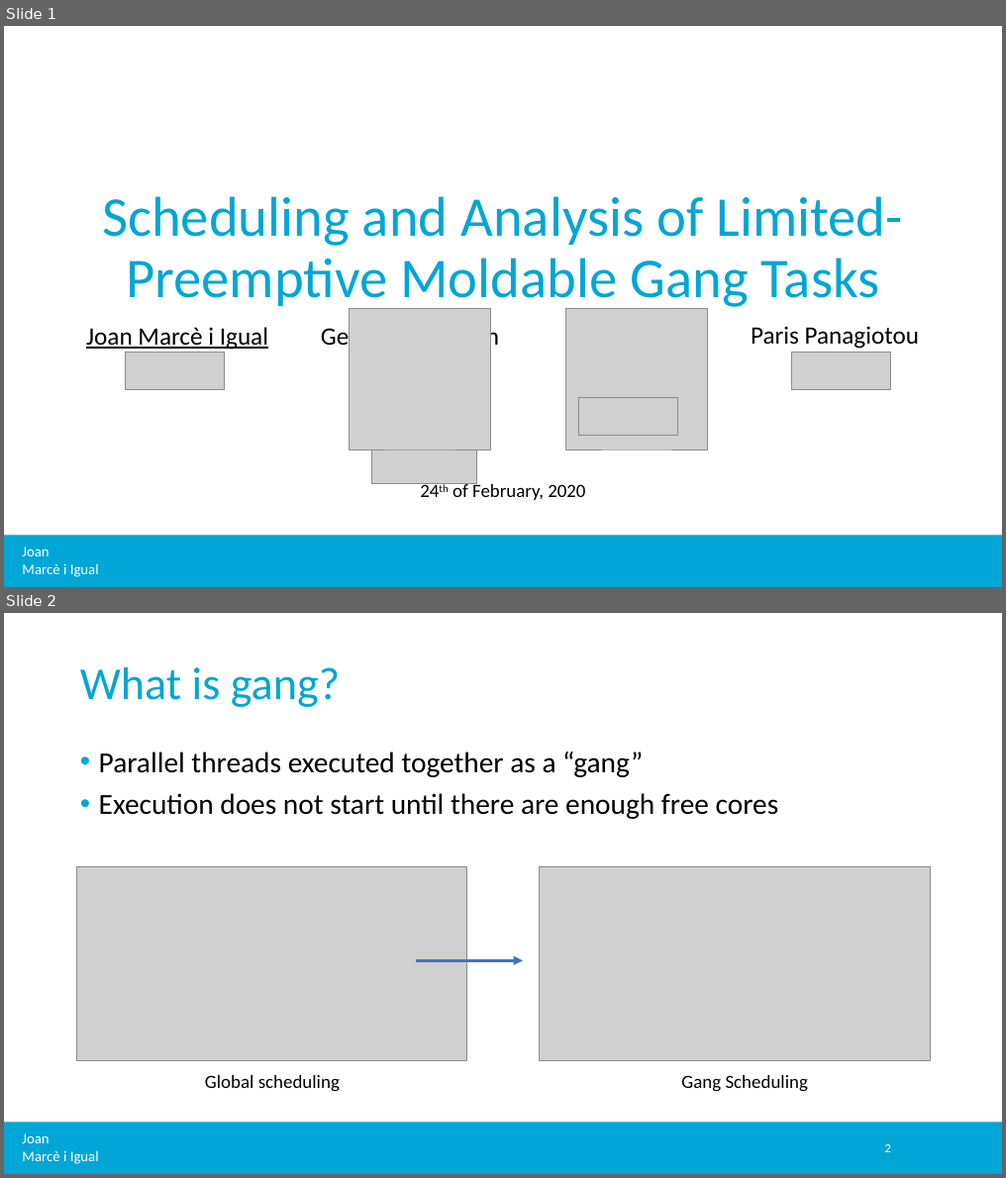
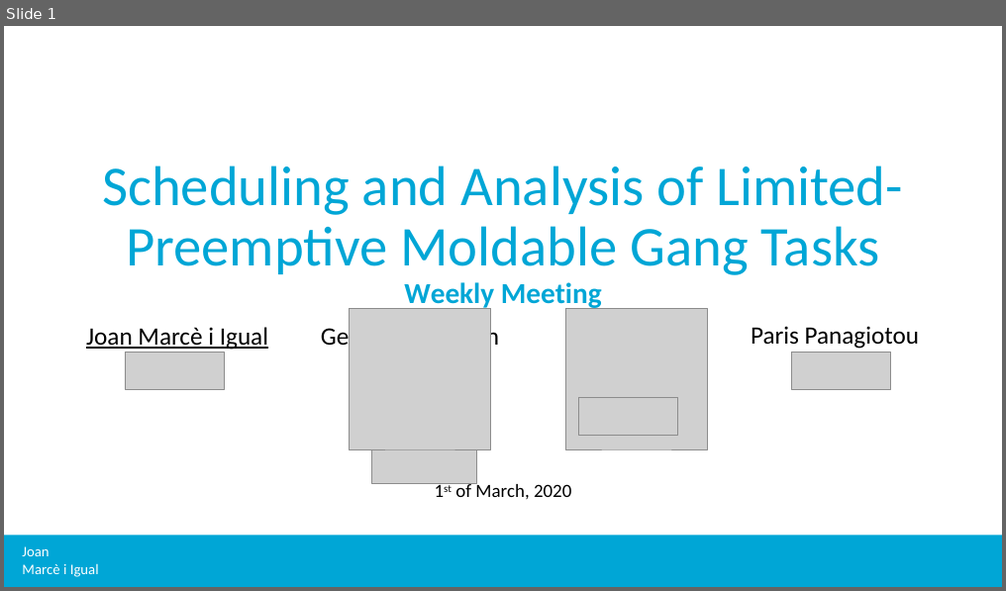
Before and after one commit to jmigual/APATeoria, a slide deck: Notes/TFM_presentations/2020_03_09/2020_03_09.pptx. Shown one above the other, each under a label of ours: slides 1 and 2 before the commit, slide 1 after it. The pictures are 1006x1178 and 1006x591 pixels, drawn with LibreOffice and Linux fonts; fonts in the diff are those of the drawing; grey boxes stand for pictures; background and template pictures are left out. Boxes give left, top, right and bottom in pixels: in the first picture for what was removed or moved away, otherwise in the second. Text is boxed around its words. In the diff, an @@ line names an element or a change of style, - is before the commit and + after.

Commit message:
Started working in presentation

```diff
--- a/Notes/TFM_presentations/2020_03_09/2020_03_09.pptx
+++ b/Notes/TFM_presentations/2020_03_09/2020_03_09.pptx
@@ slide 2 removed at box(4, 613, 1002, 1174), background #FFFFFF; not listed: 2 template elements that a slide beside it also shows @@
@@ title removed at box(80, 667, 340, 707) @@
-What is gang?
@@ text removed at box(99, 752, 779, 819) @@
-• Parallel threads executed together as a “gang”
-• Execution does not start until there are enough free cores
@@ picture removed at box(76, 866, 467, 1061) @@
@@ picture removed at box(540, 866, 930, 1061) @@
@@ arrow removed from (416, 961) to (523, 961) @@
@@ text removed at box(205, 1075, 340, 1092) @@
-Global scheduling
@@ text removed at box(681, 1075, 808, 1092) @@
-Gang Scheduling
@@ page number removed at box(885, 1145, 891, 1153) @@
-2
@@ slide 1 changed as well @@
@@ title at box(102, 166, 903, 310): text changed @@
-Scheduling and Analysis of Limited-Preemptive Moldable Gang Tasks
+Scheduling and Analysis of Limited-Preemptive Moldable Gang Tasks
+Weekly Meeting
@@ text at box(455, 482, 571, 499): text changed @@
-24th of February, 2020
+1st of March, 2020
```
Also in this commit, not shown: 1 other slide changed, 5 slides added, 21 other slides removed.
